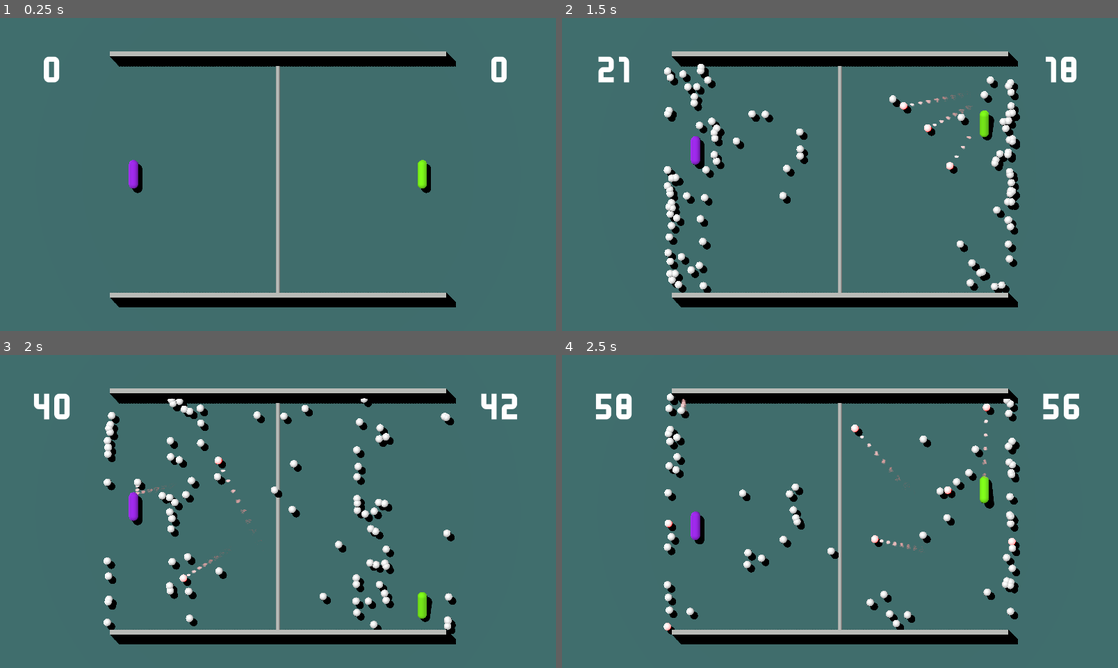
Above: before the commit, frames 1-4 (two rows, left to right).
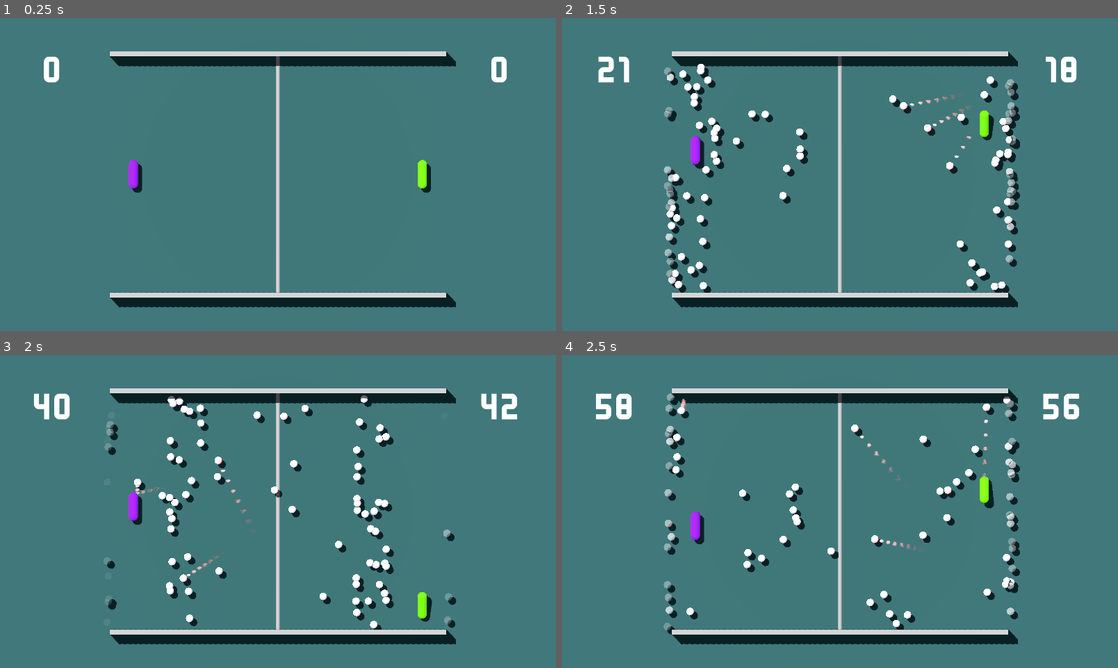
Above: after the commit, the same moments.

Repository: 5tr1k3r/tier_01_pong
Game: Godot game, scene res://game/main.tscn
Same seed, same stepped clock (60 frames per second), same inputs: the game is played once before the commit and once after it.
Inputs:
- Up to frame 1 (0.25 s): no input
- Up to frame 2 (1.5 s): tap Enter (ui_accept) at 0.5, 0.77 s; hold Up (p1_move_up) 0.53-1.28 s; tap S (p2_move_down) at 0.6 s; hold Down (p1_move_down) from 1.28 s (still down); tap W (p2_move_up) at 1.35 s
- Up to frame 3 (2 s): keep holding Down (p1_move_down); tap Enter (ui_accept) at 1.52 s
- Up to frame 4 (2.5 s): release Down (p1_move_down) at 2.03 s; hold Up (p1_move_up) from 2.03 s (still down); tap S (p2_move_down) at 2.1 s

The runs differ from the first frame. In frame 1, 6.7% of the frame differs, in the area x 19-82%, y 10-93%; in frame 2, 10%, in the area x 18-83%, y 10-93%; in frame 3, 9.8%; in frame 4, 9.2%.

Commit message:
try polishing for web build

Diff:
--- a/game/ball/ball.tscn
+++ b/game/ball/ball.tscn
@@ -11,9 +11,7 @@
 radius = 0.08
 
 [sub_resource type="StandardMaterial3D" id="StandardMaterial3D_s334u"]
-transparency = 3
-alpha_hash_scale = 1.0
-alpha_antialiasing_mode = 0
+transparency = 4
 
 [sub_resource type="SphereMesh" id="SphereMesh_cbx31"]
 material = SubResource("StandardMaterial3D_s334u")
--- a/game/main.tscn
+++ b/game/main.tscn
@@ -15,6 +15,11 @@
 "tilts": PackedFloat32Array(0, 0)
 }
 point_count = 2
+
+[sub_resource type="Environment" id="Environment_wjctj"]
+ambient_light_source = 2
+ambient_light_color = Color(0.67451, 0.67451, 0.784314, 1)
+ambient_light_energy = 0.05
 
 [node name="Main" type="Node"]
 script = ExtResource("1_vop5m")
@@ -38,6 +43,7 @@
 [node name="DirectionalLight3D" type="DirectionalLight3D" parent="SunPivot"]
 transform = Transform3D(1, 0, 0, 0, -1, 8.74228e-08, 0, -8.74228e-08, -1, -1, 0, -4)
 shadow_enabled = true
+shadow_opacity = 0.95
 
 [node name="RightPaddle" parent="." instance=ExtResource("2_h2yge")]
 transform = Transform3D(1, 0, 0, 0, 1, 0, 0, 0, 1, 3, 0.3, 0)
@@ -64,4 +70,7 @@
 
 [node name="ScoreOccurredSound" type="AudioStreamPlayer3D" parent="."]
 
+[node name="WorldEnvironment" type="WorldEnvironment" parent="."]
+environment = SubResource("Environment_wjctj")
+
 [connection signal="timeout" from="BallSpawnTimer" to="." method="_on_ball_spawn_timer_timeout"]
--- a/project.godot
+++ b/project.godot
@@ -72,6 +72,5 @@
 
 [rendering]
 
-lights_and_shadows/directional_shadow/size=8192
 lights_and_shadows/directional_shadow/soft_shadow_filter_quality=3
 anti_aliasing/quality/msaa_3d=2
Not shown: 1 places in game/main.tscn that only renumber resources
